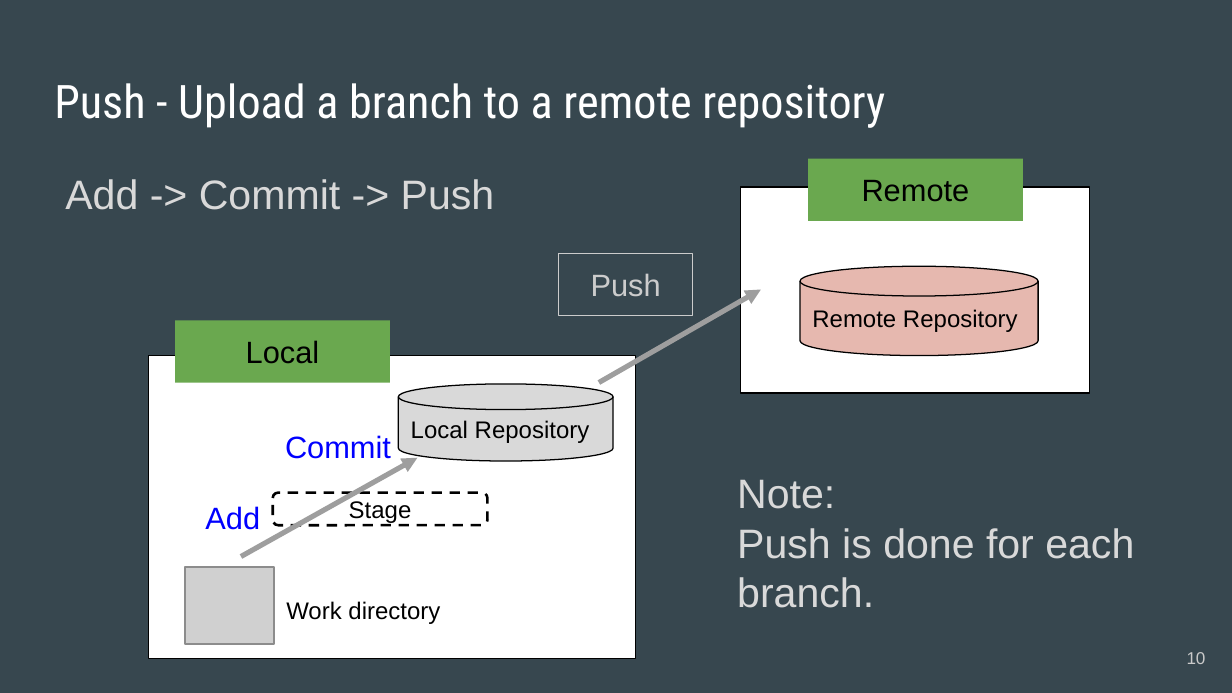
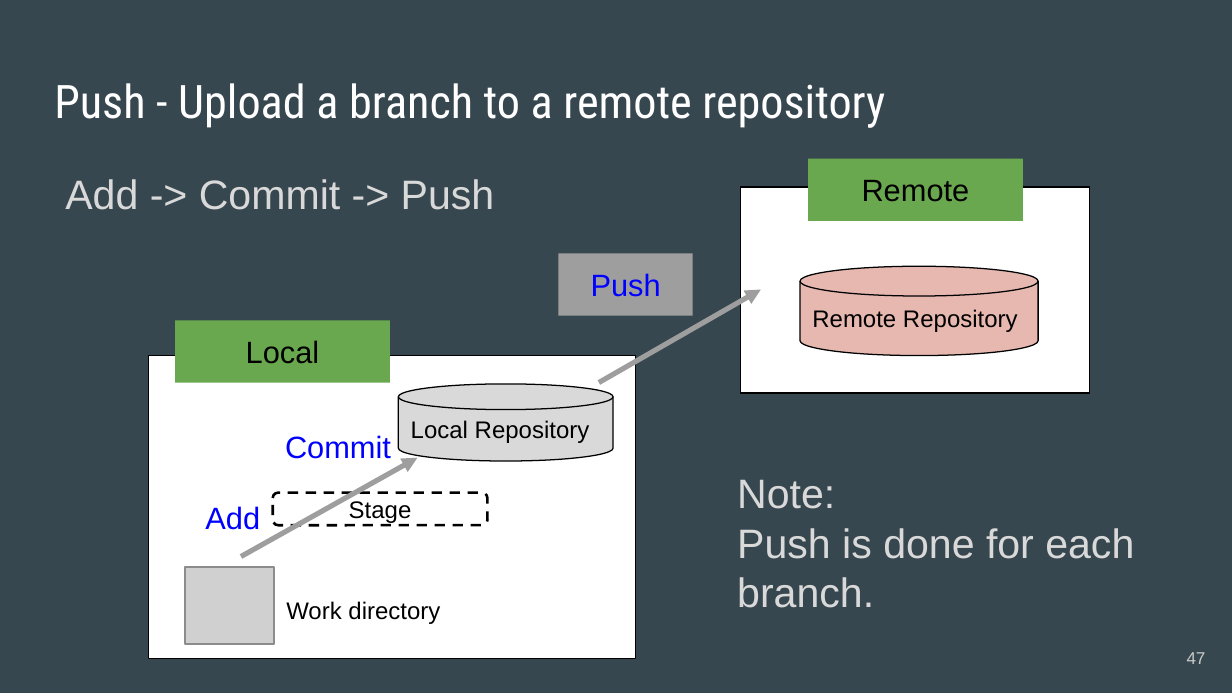
Before and after one commit to acchi17/StudyGit, a slide deck: slide 47 of GitStudySession.pptx (slide 10 before the commit). Drawn at 1232x693 pixels with LibreOffice and Linux fonts; fonts in the diff are those of the drawing; grey boxes stand for pictures. Boxes give left, top, right and bottom in pixels: in the first picture for what was removed or moved away, otherwise in the second. Text is boxed around its words. In the diff, an @@ line names an element or a change of style, - is before the commit and + after.

Commit message:
Change@branch6

```diff
--- a/GitStudySession.pptx
+++ b/GitStudySession.pptx
@@ rectangle "Push" at (x1=558, y1=254, x2=692, y2=315): text colour #CCCCCC to #0000FF; fill none to #9E9E9E; outline #CCCCCC 0.75 pt to none @@
@@ page number at (x1=1187, y1=652, x2=1206, y2=664): text changed @@
-10
+47
```
Also in this commit, not shown: 6 other slides changed, 35 slides added, 2 slides removed.
